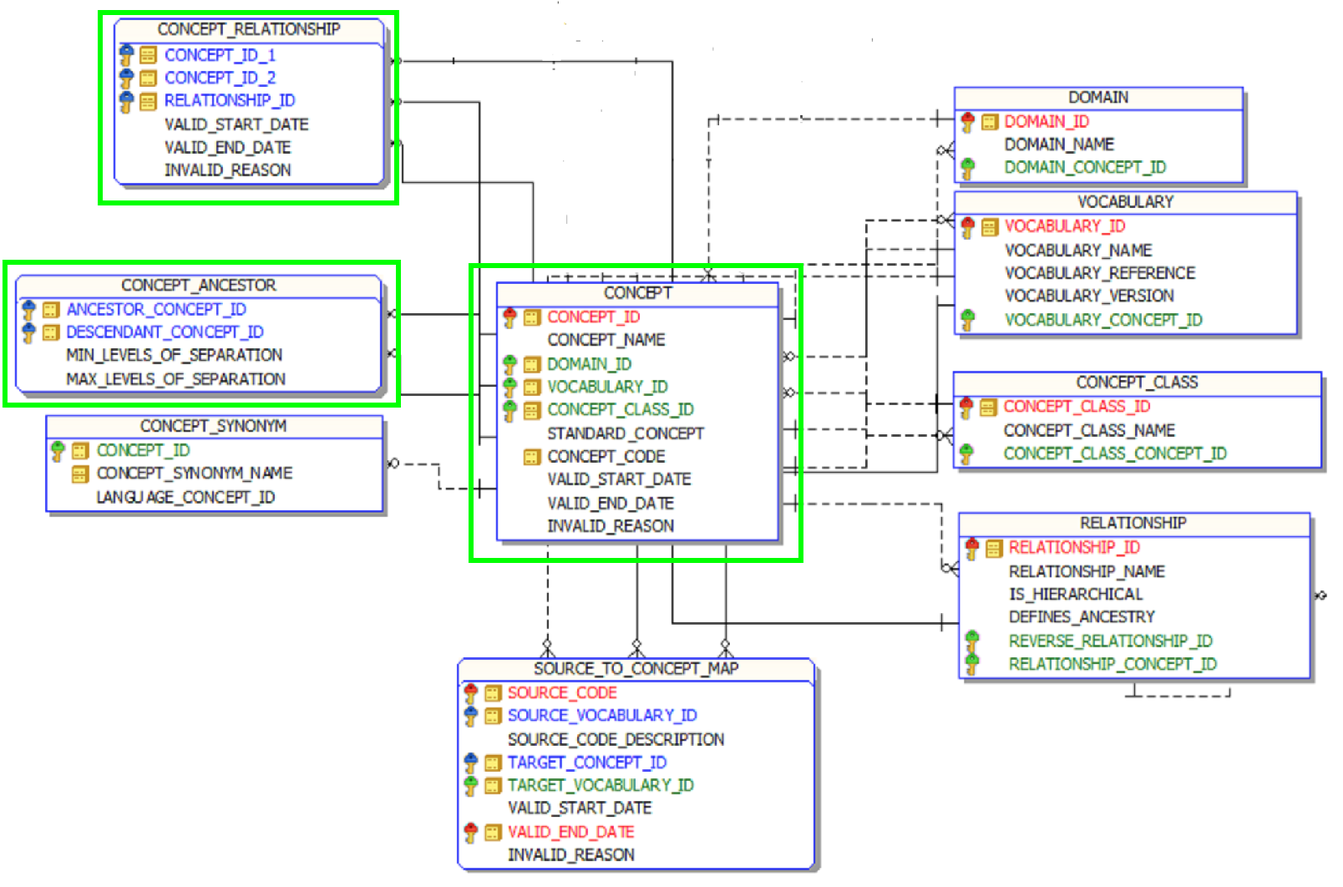
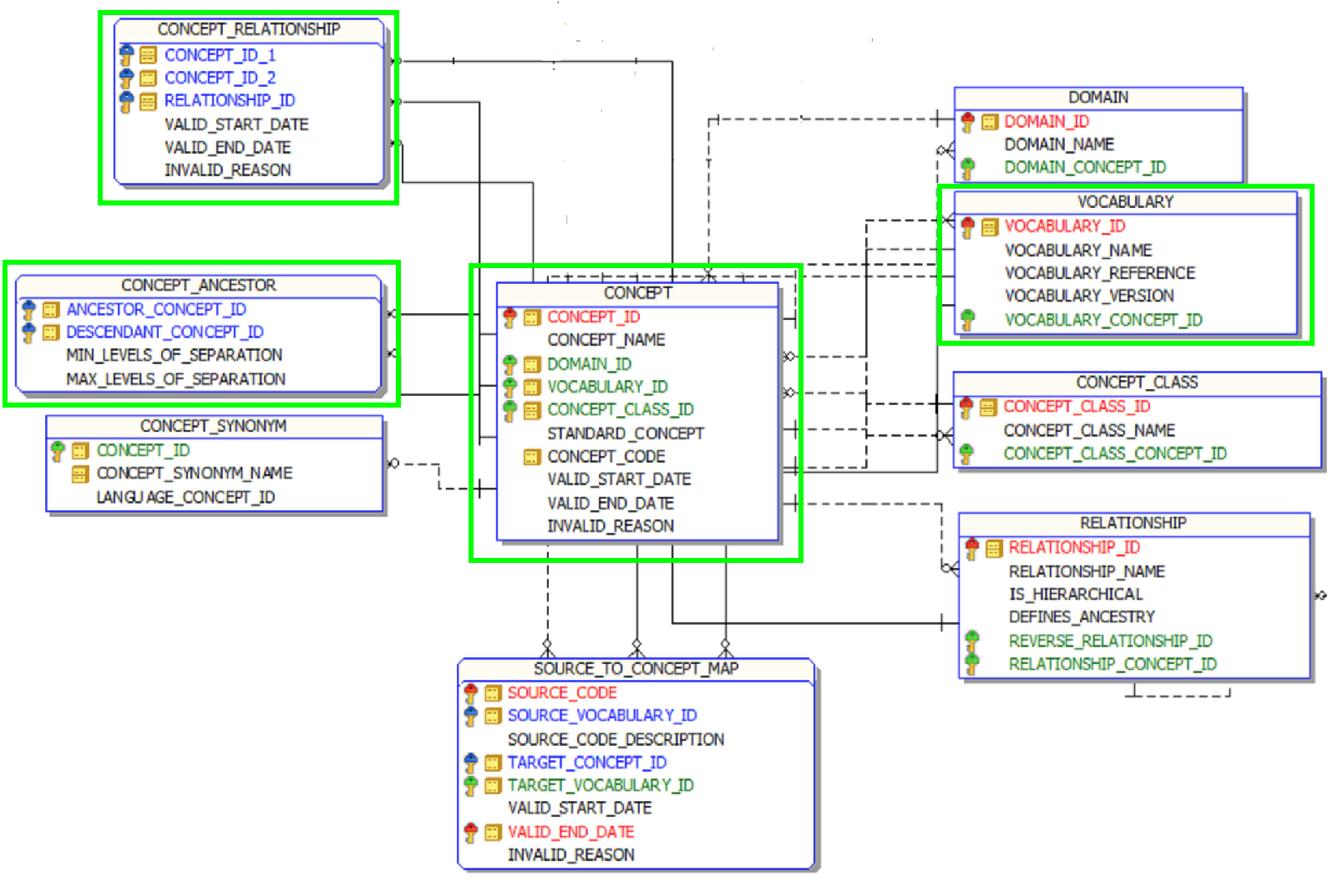
The second 1343 × 887 image is a revision of the first. Changes to its layers:
added layer "Rectangle 4" above "Rectangle 3" over left=937, top=183, right=1315, bottom=346
